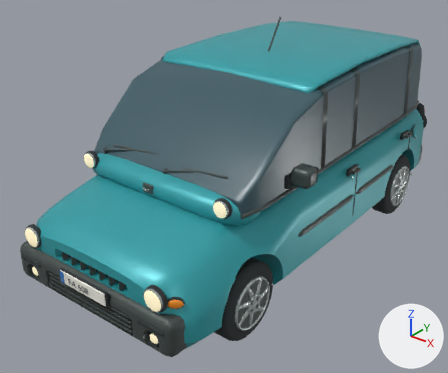
An edit to the Blender file source_blender/Multum.blend, drawn before and after from the same camera.
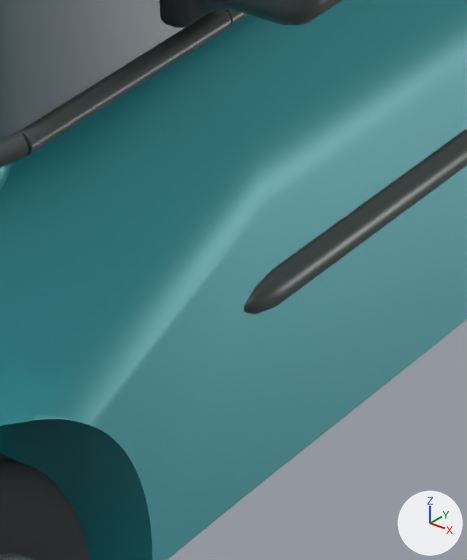
The first picture shows the older version from a 50 mm camera at (3.12, -4.38, 3.13) aimed at (-0.1, -0.36, 0.64). The close-ups show the older and then the newer version on the part from 58% to 75% of the width and 50% to 74% of the height of that picture. Only the edits that show in the close-ups are written down. The axes (+X, +Y, +Z) are drawn at lower right. The lights are the same throughout.

Names of what the first close-up shows: 'Däck.002', 'Mirror mounting pad.001', 'Panoramic glasshouse', 'Rounded body and short bonnet', 'Rounded mirror housing.001', 'Tapered door rubbing strip.002', 'Window lower seal.008', 'Window lower seal.009' and 4 more.
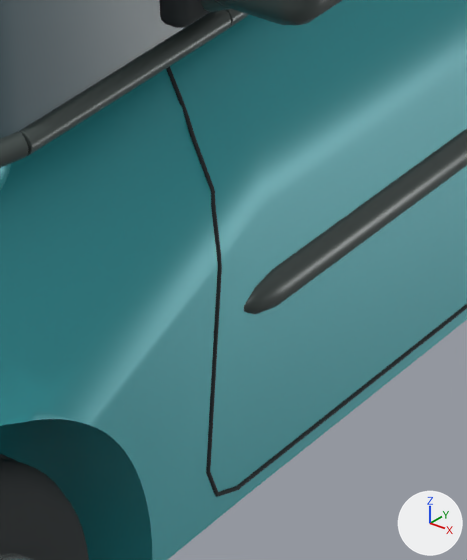
What differs and where, as boxes [x1, y1, x2, y2] in the close-ups (467 x 560 px):
'Door shut line.003', reshaped, moved, turned (not visible before): after [166, 66, 467, 497]

Diff of the bpy script that builds the scene:
```diff
--- a/source_blender/Multum.blend.py
+++ b/source_blender/Multum.blend.py
@@ cu_door_shut_line_003 @@
+cu_door_shut_line_003 = bpy.data.curves.new('Door shut line.003', 'CURVE')
+cu_door_shut_line_003.dimensions = '3D'
+_sp = cu_door_shut_line_003.splines.new('POLY'); _sp.points.add(109)
+_sp.points.foreach_set('co', [0.705, -0.71, 1.023, 1.0, 0.755, -0.718, 1.006, 1.0, 0.788, -0.727, 0.989, 1.0, 0.805, -0.735, 0.973, 1.0, 0.823, -0.744, 0.956, 1.0, 0.84, -0.752, 0.939, 1.0, 0.852, -0.755, 0.919, 1.0, 0.864, -0.759, 0.9, 1.0, 0.877, -0.762, 0.88, 1.0, 0.89, -0.766, 0.861, 1.0, 0.903, -0.769, 0.842, 1.0, 0.908, -0.773, 0.822, 1.0, 0.912, -0.773, 0.8, 1.0, 0.916, -0.773, 0.779, 1.0, 0.92, -0.773, 0.757, 1.0, 0.922, -0.773, 0.735, 1.0, 0.922, -0.773, 0.713, 1.0, 0.922, -0.773, 0.692, 1.0, 0.922, -0.773, 0.67, 1.0, 0.922, -0.773, 0.648, 1.0, 0.922, -0.773, 0.626, 1.0, 0.922, -0.773, 0.605, 1.0, 0.922, -0.773, 0.583, 1.0, 0.922, -0.773, 0.561, 1.0, 0.922, -0.773, 0.54, 1.0, 0.922, -0.773, 0.518, 1.0, 0.922, -0.773, 0.496, 1.0, 0.922, -0.773, 0.474, 1.0, 0.922, -0.773, 0.453, 1.0, 0.922, -0.773, 0.431, 1.0, 0.922, -0.764, 0.415, 1.0, 0.922, -0.756, 0.398, 1.0, 0.922, -0.747, 0.382, 1.0, 0.922, -0.73, 0.377, 1.0, 0.921, -0.713, 0.371, 1.0, 0.921, -0.696, 0.366, 1.0, 0.921, -0.674, 0.366, 1.0, 0.921, -0.652, 0.366, 1.0, 0.921, -0.63, 0.366, 1.0, 0.921, -0.608, 0.366, 1.0, 0.921, -0.586, 0.366, 1.0, 0.921, -0.564, 0.366, 1.0, 0.921, -0.542, 0.366, 1.0, 0.921, -0.52, 0.366, 1.0, 0.921, -0.498, 0.366, 1.0, 0.921, -0.476, 0.366, 1.0, 0.921, -0.454, 0.366, 1.0, 0.921, -0.432, 0.366, 1.0, 0.921, -0.41, 0.366, 1.0, 0.921, -0.388, 0.366, 1.0, 0.921, -0.366, 0.366, 1.0, 0.921, -0.344, 0.366, 1.0, 0.921, -0.322, 0.366, 1.0, 0.921, -0.3, 0.366, 1.0, 0.921, -0.278, 0.366, 1.0, 0.921, -0.256, 0.366, 1.0, 0.921, -0.235, 0.366, 1.0, 0.921, -0.213, 0.366, 1.0, 0.921, -0.191, 0.366, 1.0, 0.921, -0.169, 0.366, 1.0, 0.921, -0.147, 0.366, 1.0, 0.921, -0.125, 0.366, 1.0, 0.921, -0.103, 0.366, 1.0, 0.921, -0.0807, 0.366, 1.0, 0.921, -0.0587, 0.366, 1.0, 0.921, -0.0367, 0.366, 1.0, 0.921, -0.0148, 0.366, 1.0, 0.921, 0.00722, 0.366, 1.0, 0.921, 0.0292, 0.366, 1.0, 0.921, 0.0512, 0.366, 1.0, 0.921, 0.0731, 0.366, 1.0, 0.921, 0.0951, 0.366, 1.0, 0.921, 0.117, 0.366, 1.0, 0.921, 0.139, 0.366, 1.0, 0.921, 0.161, 0.366, 1.0, 0.921, 0.183, 0.366, 1.0, 0.921, 0.205, 0.366, 1.0, 0.921, 0.217, 0.366, 1.0, 0.921, 0.23, 0.366, 1.0, 0.921, 0.23, 0.388, 1.0, 0.921, 0.23, 0.409, 1.0, 0.921, 0.23, 0.431, 1.0, 0.921, 0.23, 0.452, 1.0, 0.921, 0.23, 0.474, 1.0, 0.921, 0.23, 0.495, 1.0, 0.921, 0.23, 0.517, 1.0, 0.921, 0.23, 0.538, 1.0, 0.921, 0.23, 0.56, 1.0, 0.921, 0.23, 0.581, 1.0, 0.921, 0.23, 0.603, 1.0, 0.921, 0.23, 0.625, 1.0, 0.921, 0.23, 0.646, 1.0, 0.921, 0.23, 0.668, 1.0, 0.921, 0.23, 0.689, 1.0, 0.921, 0.23, 0.711, 1.0, 0.921, 0.23, 0.732, 1.0, 0.921, 0.23, 0.754, 1.0, 0.921, 0.23, 0.775, 1.0, 0.918, 0.23, 0.797, 1.0, 0.914, 0.23, 0.819, 1.0, 0.91, 0.23, 0.84, 1.0, 0.906, 0.23, 0.862, 1.0, 0.898, 0.23, 0.883, 1.0, 0.882, 0.23, 0.905, 1.0, 0.867, 0.23, 0.926, 1.0, 0.848, 0.23, 0.948, 1.0, 0.823, 0.23, 0.969, 1.0, 0.799, 0.23, 0.991, 1.0, 0.751, 0.23, 1.012, 1.0, 0.683, 0.23, 1.034, 1.0])
+cu_door_shut_line_003.materials.append(mat_tire_rubber)  # dark grey #2c3234
+cu_door_shut_line_003.bevel_resolution = 3
+cu_door_shut_line_003.bevel_depth = 0.003
+cu_door_shut_line_003.fill_mode = 'FULL'
+cu_door_shut_line_003.use_fill_caps = True
@@ ob_door_shut_line_003 @@
-ob_door_shut_line_003 = bpy.data.objects.new('Door shut line.003', me_cylinder_055)
+ob_door_shut_line_003 = bpy.data.objects.new('Door shut line.003', cu_door_shut_line_003)
 ob_door_shut_line_003.parent = ob_fait_multum
-ob_door_shut_line_003.location = (0.923, 1.35, 0.83)
-ob_door_shut_line_003.rotation_euler = (0.0087, 0.0, 1.571)  # degrees (0.5, 0, 90)
+ob_door_shut_line_003.location = (0.0, 0.0, 0.0)
```
